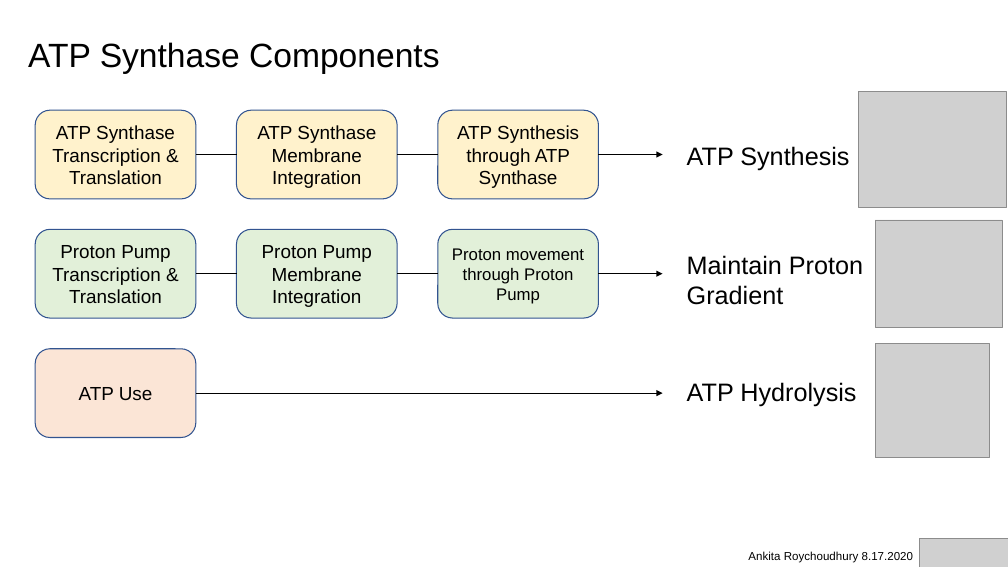
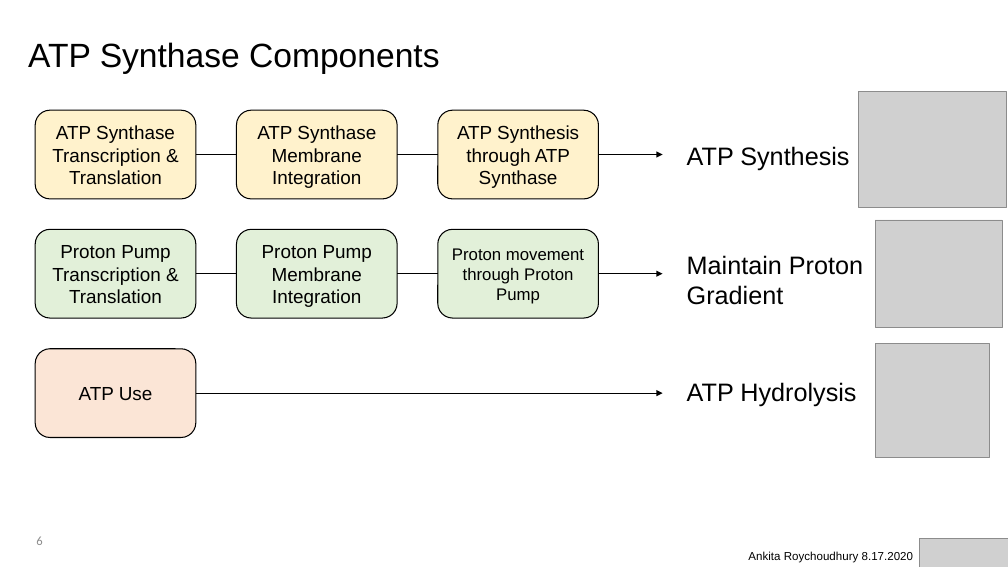
Before and after one commit to AnkitaRoychoudhury/ug_murray, a slide deck: slide 6 of miscellaneous/presentations/20200817_murray_mtg.pptx (slide 7 before the commit). Drawn at 1008x567 pixels with LibreOffice and Linux fonts; fonts in the diff are those of the drawing; grey boxes stand for pictures. Boxes give left, top, right and bottom in pixels: in the first picture for what was removed or moved away, otherwise in the second. Text is boxed around its words. In the diff, an @@ line names an element or a change of style, - is before the commit and + after.

```diff
--- a/miscellaneous/presentations/20200817_murray_mtg.pptx
+++ b/miscellaneous/presentations/20200817_murray_mtg.pptx
@@ outline #325491 1 pt to #000000 1 pt in 7 elements at box(36, 110, 196, 199), box(237, 110, 397, 199), box(438, 110, 598, 199), box(36, 229, 196, 318), box(237, 229, 397, 318), box(438, 229, 598, 318), box(36, 349, 196, 437) @@
@@ page number added at box(36, 536, 42, 545), 12 pt, text #8C8C8C @@
+6
```
Also in this commit, not shown: 13 other slides changed, 1 slide removed, 9 other files.
